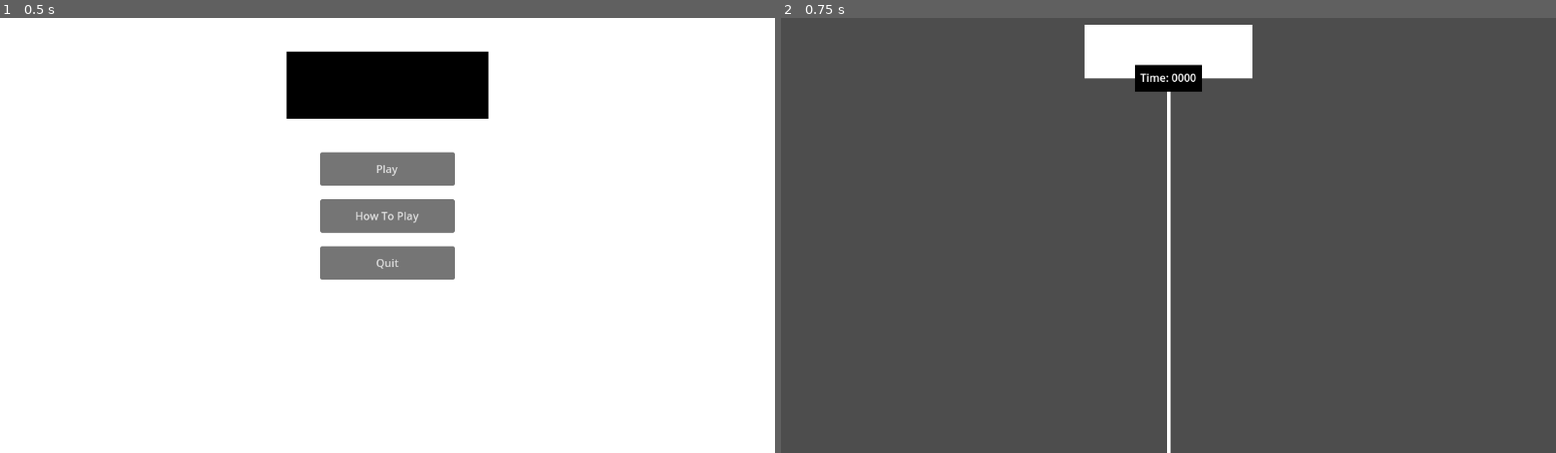
Above: before the commit, frames 1-2 (left to right).
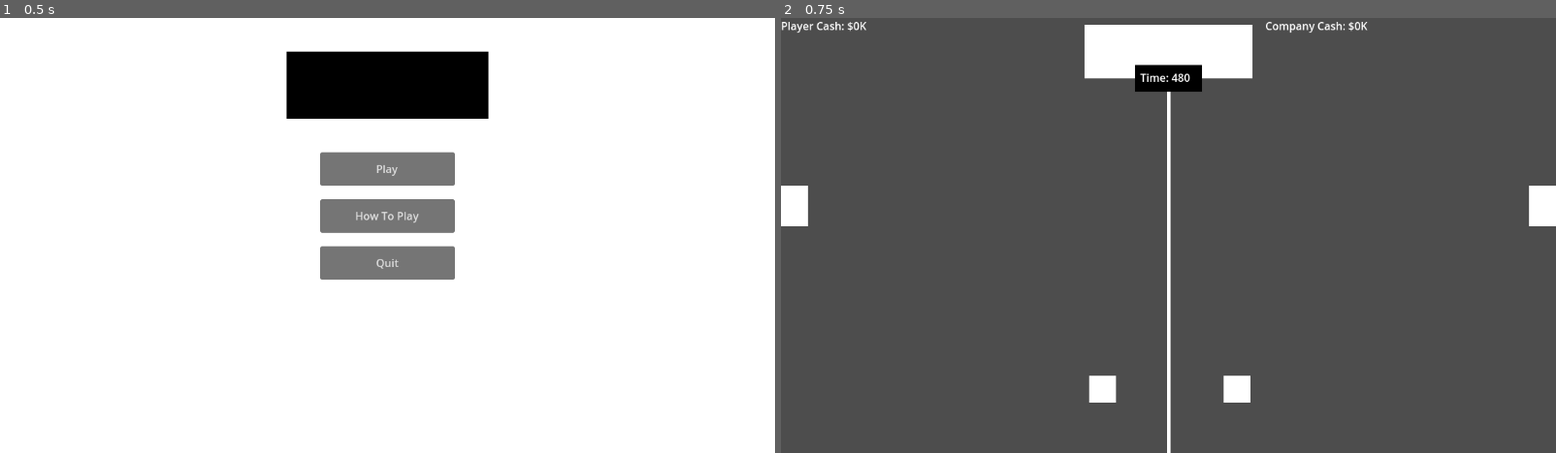
Above: after the commit, the same moments.

Repository: Luke903/Final_Project
Game: Godot game, scene res://main_menu.tscn
Two runs of this game, one before a commit and one after it. Both use one fixed random seed, a clock stepped at 60 frames per second and the inputs below.
Inputs:
- Up to frame 1 (0.5 s): no input
- Up to frame 2 (0.75 s): click "Play" at 0.5 s

Frame 1 is identical in both runs. In frame 2, 1.4% of the frame differs, in the area x 0-100%, y 0-89%.

Commit message:
Big Update
Added play menu with upgrade menus, and abilty to click both sides

Diff:
--- /dev/null
+++ b/CompanyClick.gd
@@ -0,0 +1,27 @@
+extends Sprite2D
+var global
+var mouseIn
+
+# Called when the node enters the scene tree for the first time.
+func _ready():
+	global = get_node("/root/Global")
+	mouseIn = false
+
+
+# Called every frame. 'delta' is the elapsed time since the previous frame.
+func _process(delta):
+	pass
+
+func _physics_process(delta):
+	pass
+
+func _input(event):
+	if event.is_action_pressed("Click") and mouseIn == true:
+		global.updateCompanyCash(global.companyClickAmount)
+
+func _on_area_2d_mouse_entered():
+	mouseIn = true
+
+
+func _on_area_2d_mouse_exited():
+	mouseIn = false
--- a/Global.gd
+++ b/Global.gd
@@ -1,11 +1,36 @@
 extends Node
-
+var time
+var playerCash
+var companyCash
+var playerClickAmount
+var companyClickAmount
 
 # Called when the node enters the scene tree for the first time.
 func _ready():
-	pass # Replace with function body.
+	time = 480
+	playerCash = 0
+	companyCash = 0
+	playerClickAmount = 1
+	companyClickAmount = 1
 
 
 # Called every frame. 'delta' is the elapsed time since the previous frame.
 func _process(delta):
 	pass
+
+func updateTime(t):
+	time += t
+	if time < 0:
+		get_tree().quit()
+
+func updatePlayerCash(c):
+	playerCash += c
+
+func updateCompanyCash(c):
+	companyCash += c
+
+func updatePlayerClickAmount(c):
+	playerClickAmount += c
+
+func updateCompanyClickAmount(c):
+	companyClickAmount += c
--- /dev/null
+++ b/PlayerClick.gd
@@ -0,0 +1,29 @@
+extends Sprite2D
+var global
+var mouseIn
+
+# Called when the node enters the scene tree for the first time.
+func _ready():
+	global = get_node("/root/Global")
+	mouseIn = false
+
+
+# Called every frame. 'delta' is the elapsed time since the previous frame.
+func _process(delta):
+	pass
+
+func _physics_process(delta):
+	pass
+
+func _input(event):
+	if event.is_action_pressed("Click") and mouseIn == true:
+		global.updatePlayerCash(global.playerClickAmount)
+		global.updateCompanyCash(-global.playerClickAmount)
+
+
+func _on_area_2d_mouse_entered():
+	mouseIn = true
+
+
+func _on_area_2d_mouse_exited():
+	mouseIn = false
--- /dev/null
+++ b/PlayerUpgradeMenu.gd
@@ -0,0 +1,25 @@
+extends Node2D
+var mouseIn
+
+# Called when the node enters the scene tree for the first time.
+func _ready():
+	mouseIn = false
+	set_process(false)
+	visible = false
+
+
+# Called every frame. 'delta' is the elapsed time since the previous frame.
+func _process(delta):
+	pass
+
+func _input(event):
+	if mouseIn and event.is_action_pressed("Click"):
+		visible = false
+		set_process(false)
+
+func _on_area_2d_mouse_entered():
+	mouseIn = true
+
+
+func _on_area_2d_mouse_exited():
+	mouseIn = false
--- /dev/null
+++ b/PlayerUpgrades.gd
@@ -0,0 +1,22 @@
+extends Sprite2D
+var mouseIn
+
+# Called when the node enters the scene tree for the first time.
+func _ready():
+	mouseIn = false
+
+
+# Called every frame. 'delta' is the elapsed time since the previous frame.
+func _process(delta):
+	pass
+
+func _input(event):
+	if event.is_action_pressed("Click") and mouseIn == true:
+		$Menu.visible = true
+		$Menu.set_process(true)
+
+func _on_area_2d_mouse_entered():
+	mouseIn = true
+
+func _on_area_2d_mouse_exited():
+	mouseIn = false
--- /dev/null
+++ b/UI.gd
@@ -0,0 +1,13 @@
+extends Control
+var global
+
+func _ready():
+	global = get_node("/root/Global")
+
+func _physics_process(delta):
+	$Time/Label.text = "Time: " + str(global.time)
+	$Player/Label.text = "Player Cash: $" + str(global.playerCash) + "K"
+	$Company/Label.text = "Company Cash: $" + str(global.companyCash) + "K"
+
+func _on_timer_timeout():
+	global.updateTime(-1)
--- /dev/null
+++ b/UpgradeScripts/Dedication.gd
@@ -0,0 +1,27 @@
+extends ColorRect
+var mouseIn
+var global
+
+# Called when the node enters the scene tree for the first time.
+func _ready():
+	mouseIn = false
+	global = get_node("/root/Global")
+
+
+# Called every frame. 'delta' is the elapsed time since the previous frame.
+func _process(delta):
+	pass
+
+func _input(event):
+	if event.is_action_pressed("Click") and mouseIn:
+		global.updateCompanyClickAmount(1)
+		global.updateCompanyCash(-10)
+		visible = false
+		set_process(false)
+
+func _on_area_2d_mouse_entered():
+	mouseIn = true
+
+
+func _on_area_2d_mouse_exited():
+	mouseIn = false
--- /dev/null
+++ b/UpgradeScripts/Dedication2.gd
@@ -0,0 +1,27 @@
+extends ColorRect
+var mouseIn
+var global
+
+# Called when the node enters the scene tree for the first time.
+func _ready():
+	mouseIn = false
+	global = get_node("/root/Global")
+
+
+# Called every frame. 'delta' is the elapsed time since the previous frame.
+func _process(delta):
+	pass
+
+func _input(event):
+	if event.is_action_pressed("Click") and mouseIn:
+		global.updateCompanyClickAmount(2)
+		global.updateCompanyCash(-50)
+		visible = false
+		set_process(false)
+
+func _on_area_2d_mouse_entered():
+	mouseIn = true
+
+
+func _on_area_2d_mouse_exited():
+	mouseIn = false
--- /dev/null
+++ b/UpgradeScripts/Dedication3.gd
@@ -0,0 +1,27 @@
+extends ColorRect
+var mouseIn
+var global
+
+# Called when the node enters the scene tree for the first time.
+func _ready():
+	mouseIn = false
+	global = get_node("/root/Global")
+
+
+# Called every frame. 'delta' is the elapsed time since the previous frame.
+func _process(delta):
+	pass
+
+func _input(event):
+	if event.is_action_pressed("Click") and mouseIn:
+		global.updateCompanyClickAmount(4)
+		global.updateCompanyCash(-250)
+		visible = false
+		set_process(false)
+
+func _on_area_2d_mouse_entered():
+	mouseIn = true
+
+
+func _on_area_2d_mouse_exited():
+	mouseIn = false
--- /dev/null
+++ b/UpgradeScripts/FastHands1.gd
@@ -0,0 +1,27 @@
+extends ColorRect
+var mouseIn
+var global
+
+# Called when the node enters the scene tree for the first time.
+func _ready():
+	mouseIn = false
+	global = get_node("/root/Global")
+
+
+# Called every frame. 'delta' is the elapsed time since the previous frame.
+func _process(delta):
+	pass
+
+func _input(event):
+	if event.is_action_pressed("Click") and mouseIn:
+		global.updatePlayerClickAmount(1)
+		global.updatePlayerCash(-10)
+		visible = false
+		set_process(false)
+
+func _on_area_2d_mouse_entered():
+	mouseIn = true
+
+
+func _on_area_2d_mouse_exited():
+	mouseIn = false
--- /dev/null
+++ b/UpgradeScripts/FastHands2.gd
@@ -0,0 +1,27 @@
+extends ColorRect
+var mouseIn
+var global
+
+# Called when the node enters the scene tree for the first time.
+func _ready():
+	mouseIn = false
+	global = get_node("/root/Global")
+
+
+# Called every frame. 'delta' is the elapsed time since the previous frame.
+func _process(delta):
+	pass
+
+func _input(event):
+	if event.is_action_pressed("Click") and mouseIn:
+		global.updatePlayerClickAmount(2)
+		global.updatePlayerCash(-50)
+		visible = false
+		set_process(false)
+
+func _on_area_2d_mouse_entered():
+	mouseIn = true
+
+
+func _on_area_2d_mouse_exited():
+	mouseIn = false
--- /dev/null
+++ b/UpgradeScripts/FastHands3.gd
@@ -0,0 +1,27 @@
+extends ColorRect
+var mouseIn
+var global
+
+# Called when the node enters the scene tree for the first time.
+func _ready():
+	mouseIn = false
+	global = get_node("/root/Global")
+
+
+# Called every frame. 'delta' is the elapsed time since the previous frame.
+func _process(delta):
+	pass
+
+func _input(event):
+	if event.is_action_pressed("Click") and mouseIn:
+		global.updatePlayerClickAmount(4)
+		global.updatePlayerCash(-250)
+		visible = false
+		set_process(false)
+
+func _on_area_2d_mouse_entered():
+	mouseIn = true
+
+
+func _on_area_2d_mouse_exited():
+	mouseIn = false
--- a/game.tscn
+++ b/game.tscn
@@ -1,4 +1,28 @@
-[gd_scene format=3 uid="uid://cd5kvxqhnrqo3"]
+[gd_scene load_steps=16 format=3 uid="uid://cd5kvxqhnrqo3"]
+
+[ext_resource type="Script" path="res://UI.gd" id="1_k57eo"]
+[ext_resource type="Script" path="res://PlayerUpgrades.gd" id="2_m8xjv"]
+[ext_resource type="Script" path="res://PlayerClick.gd" id="2_w2p5o"]
+[ext_resource type="Script" path="res://CompanyClick.gd" id="3_egxw5"]
+[ext_resource type="Script" path="res://PlayerUpgradeMenu.gd" id="3_xoj55"]
+[ext_resource type="Script" path="res://UpgradeScripts/FastHands1.gd" id="4_vvfu3"]
+[ext_resource type="Script" path="res://UpgradeScripts/FastHands2.gd" id="5_ff1ab"]
+[ext_resource type="Script" path="res://UpgradeScripts/FastHands3.gd" id="6_iwdhk"]
+[ext_resource type="Script" path="res://UpgradeScripts/Dedication.gd" id="7_ycgmi"]
+[ext_resource type="Script" path="res://UpgradeScripts/Dedication2.gd" id="8_dus0u"]
+[ext_resource type="Script" path="res://UpgradeScripts/Dedication3.gd" id="9_cul8d"]
+
+[sub_resource type="RectangleShape2D" id="RectangleShape2D_g4xf8"]
+size = Vector2(42, 63)
+
+[sub_resource type="RectangleShape2D" id="RectangleShape2D_yk4w7"]
+size = Vector2(45, 45)
+
+[sub_resource type="RectangleShape2D" id="RectangleShape2D_svjyp"]
+size = Vector2(40, 38)
+
+[sub_resource type="RectangleShape2D" id="RectangleShape2D_qawjk"]
+size = Vector2(37, 39)
 
 [node name="Game" type="Node2D"]
 
@@ -7,6 +31,7 @@
 anchors_preset = 0
 offset_right = 1152.0
 offset_bottom = 648.0
+script = ExtResource("1_k57eo")
 
 [node name="Divider" type="ColorRect" parent="UI"]
 layout_mode = 1
@@ -36,7 +61,7 @@
 grow_horizontal = 2
 grow_vertical = 2
 
-[node name="Timer" type="ColorRect" parent="UI"]
+[node name="Time" type="ColorRect" parent="UI"]
 layout_mode = 1
 anchors_preset = 8
 anchor_left = 0.5
@@ -51,7 +76,7 @@
 grow_vertical = 2
 color = Color(0, 0, 0, 1)
 
-[node name="Label" type="Label" parent="UI/Timer"]
+[node name="Label" type="Label" parent="UI/Time"]
 layout_mode = 1
 anchors_preset = 8
 anchor_left = 0.5
@@ -65,3 +90,306 @@
 grow_horizontal = 2
 grow_vertical = 2
 text = "Time: 0000"
+
+[node name="Timer" type="Timer" parent="UI"]
+autostart = true
+
+[node name="Player" type="Control" parent="UI"]
+anchors_preset = 0
+offset_right = 1152.0
+offset_bottom = 648.0
+
+[node name="Label" type="Label" parent="UI/Player"]
+layout_mode = 0
+offset_right = 40.0
+offset_bottom = 23.0
+text = "Player Cash: $0"
+
+[node name="PlayerUpgrades" type="Sprite2D" parent="UI/Player"]
+position = Vector2(0, 250)
+script = ExtResource("2_m8xjv")
+
+[node name="ColorRect" type="ColorRect" parent="UI/Player/PlayerUpgrades"]
+offset_right = 40.0
+offset_bottom = 60.0
+
+[node name="Area2D" type="Area2D" parent="UI/Player/PlayerUpgrades"]
+
+[node name="CollisionShape2D" type="CollisionShape2D" parent="UI/Player/PlayerUpgrades/Area2D"]
+position = Vector2(20, 29.5)
+shape = SubResource("RectangleShape2D_g4xf8")
+
+[node name="Menu" type="Node2D" parent="UI/Player/PlayerUpgrades"]
+process_mode = 1
+script = ExtResource("3_xoj55")
+
+[node name="Background" type="ColorRect" parent="UI/Player/PlayerUpgrades/Menu"]
+offset_top = -100.0
+offset_right = 500.0
+offset_bottom = 350.0
+
+[node name="Exit" type="ColorRect" parent="UI/Player/PlayerUpgrades/Menu"]
+offset_left = 451.0
+offset_top = -97.0
+offset_right = 497.0
+offset_bottom = -52.0
+color = Color(0, 0, 0, 1)
+
+[node name="Area2D" type="Area2D" parent="UI/Player/PlayerUpgrades/Menu/Exit"]
+
+[node name="CollisionShape2D" type="CollisionShape2D" parent="UI/Player/PlayerUpgrades/Menu/Exit/Area2D"]
+position = Vector2(22.5, 22.5)
+shape = SubResource("RectangleShape2D_yk4w7")
+
+[node name="FastHands" type="ColorRect" parent="UI/Player/PlayerUpgrades/Menu"]
+offset_left = 5.0
+offset_top = -80.0
+offset_right = 45.0
+offset_bottom = -40.0
+color = Color(0, 0, 0, 1)
+script = ExtResource("4_vvfu3")
+
+[node name="Label" type="Label" parent="UI/Player/PlayerUpgrades/Menu/FastHands"]
+layout_mode = 0
+offset_left = 50.0
+offset_right = 193.0
+offset_bottom = 26.0
+theme_override_colors/font_color = Color(0, 0, 0, 1)
+text = "Fast Hands 1: $10K (Steal 1K more per click)"
+
+[node name="Area2D" type="Area2D" parent="UI/Player/PlayerUpgrades/Menu/FastHands"]
+
+[node name="CollisionShape2D" type="CollisionShape2D" parent="UI/Player/PlayerUpgrades/Menu/FastHands/Area2D"]
+position = Vector2(20, 20)
+shape = SubResource("RectangleShape2D_svjyp")
+
+[node name="FastHands2" type="ColorRect" parent="UI/Player/PlayerUpgrades/Menu"]
+offset_left = 5.0
+offset_top = -30.0
+offset_right = 45.0
+offset_bottom = 10.0
+color = Color(0, 0, 0, 1)
+script = ExtResource("5_ff1ab")
+
+[node name="Label" type="Label" parent="UI/Player/PlayerUpgrades/Menu/FastHands2"]
+layout_mode = 0
+offset_left = 50.0
+offset_right = 193.0
+offset_bottom = 26.0
+theme_override_colors/font_color = Color(0, 0, 0, 1)
+text = "Fast Hands 2: $50K (Steal 2K more per click)"
+
+[node name="Area2D" type="Area2D" parent="UI/Player/PlayerUpgrades/Menu/FastHands2"]
+
+[node name="CollisionShape2D" type="CollisionShape2D" parent="UI/Player/PlayerUpgrades/Menu/FastHands2/Area2D"]
+position = Vector2(20, 20)
+shape = SubResource("RectangleShape2D_svjyp")
+
+[node name="FastHands3" type="ColorRect" parent="UI/Player/PlayerUpgrades/Menu"]
+offset_left = 5.0
+offset_top = 20.0
+offset_right = 45.0
+offset_bottom = 60.0
+color = Color(0, 0, 0, 1)
+script = ExtResource("6_iwdhk")
+
+[node name="Label" type="Label" parent="UI/Player/PlayerUpgrades/Menu/FastHands3"]
+layout_mode = 0
+offset_left = 50.0
+offset_right = 193.0
+offset_bottom = 26.0
+theme_override_colors/font_color = Color(0, 0, 0, 1)
+text = "Fast Hands 3: $250K (Steal 4K more per click)"
+
+[node name="Area2D" type="Area2D" parent="UI/Player/PlayerUpgrades/Menu/FastHands3"]
+
+[node name="CollisionShape2D" type="CollisionShape2D" parent="UI/Player/PlayerUpgrades/Menu/FastHands3/Area2D"]
+position = Vector2(20, 20)
+shape = SubResource("RectangleShape2D_svjyp")
+
+[node name="Company" type="Control" parent="UI"]
+anchors_preset = 0
+offset_right = 1152.0
+offset_bottom = 648.0
+
+[node name="Label" type="Label" parent="UI/Company"]
+layout_mode = 0
+offset_left = 720.0
+offset_right = 862.0
+offset_bottom = 26.0
+text = "Company Cash: $0"
+
+[node name="CompanyUpgrades" type="Sprite2D" parent="UI/Company"]
+position = Vector2(1112, 250)
+script = ExtResource("2_m8xjv")
+
+[node name="ColorRect" type="ColorRect" parent="UI/Company/CompanyUpgrades"]
+offset_right = 40.0
+offset_bottom = 60.0
+
+[node name="Area2D" type="Area2D" parent="UI/Company/CompanyUpgrades"]
+
+[node name="CollisionShape2D" type="CollisionShape2D" parent="UI/Company/CompanyUpgrades/Area2D"]
+position = Vector2(20, 29.5)
+shape = SubResource("RectangleShape2D_g4xf8")
+
+[node name="Menu" type="Node2D" parent="UI/Company/CompanyUpgrades"]
+process_mode = 1
+position = Vector2(-460, 0)
+script = ExtResource("3_xoj55")
+
+[node name="ColorRect" type="ColorRect" parent="UI/Company/CompanyUpgrades/Menu"]
+offset_top = -100.0
+offset_right = 500.0
+offset_bottom = 350.0
+
+[node name="Exit" type="ColorRect" parent="UI/Company/CompanyUpgrades/Menu"]
+offset_left = 5.0
+offset_top = -97.0
+offset_right = 51.0
+offset_bottom = -52.0
+color = Color(0, 0, 0, 1)
+
+[node name="Area2D" type="Area2D" parent="UI/Company/CompanyUpgrades/Menu/Exit"]
+
+[node name="CollisionShape2D" type="CollisionShape2D" parent="UI/Company/CompanyUpgrades/Menu/Exit/Area2D"]
+position = Vector2(22.5, 22.5)
+shape = SubResource("RectangleShape2D_yk4w7")
+
+[node name="Dedication" type="ColorRect" parent="UI/Company/CompanyUpgrades/Menu"]
+offset_left = 450.0
+offset_top = -80.0
+offset_right = 490.0
+offset_bottom = -40.0
+color = Color(0, 0, 0, 1)
+script = ExtResource("7_ycgmi")
+
+[node name="Label" type="Label" parent="UI/Company/CompanyUpgrades/Menu/Dedication"]
+layout_mode = 1
+anchors_preset = 1
+anchor_left = 1.0
+anchor_right = 1.0
+offset_left = -390.0
+offset_right = -55.0
+offset_bottom = 26.0
+grow_horizontal = 0
+theme_override_colors/font_color = Color(0, 0, 0, 1)
+text = "Dedication 1: $10K (Produce 1K more per click)"
+horizontal_alignment = 2
+
+[node name="Area2D" type="Area2D" parent="UI/Company/CompanyUpgrades/Menu/Dedication"]
+
+[node name="CollisionShape2D" type="CollisionShape2D" parent="UI/Company/CompanyUpgrades/Menu/Dedication/Area2D"]
+position = Vector2(20, 20)
+shape = SubResource("RectangleShape2D_svjyp")
+
+[node name="Dedication2" type="ColorRect" parent="UI/Company/CompanyUpgrades/Menu"]
+offset_left = 450.0
+offset_top = -30.0
+offset_right = 490.0
+offset_bottom = 10.0
+color = Color(0, 0, 0, 1)
+script = ExtResource("8_dus0u")
+
+[node name="Label" type="Label" parent="UI/Company/CompanyUpgrades/Menu/Dedication2"]
+layout_mode = 1
+anchors_preset = 1
+anchor_left = 1.0
+anchor_right = 1.0
+offset_left = -414.0
+offset_right = -55.0
+offset_bottom = 26.0
+grow_horizontal = 0
+theme_override_colors/font_color = Color(0, 0, 0, 1)
+text = "Dedication 2: $50K (Produce 2K more per click)"
+horizontal_alignment = 2
+
+[node name="Area2D" type="Area2D" parent="UI/Company/CompanyUpgrades/Menu/Dedication2"]
+
+[node name="CollisionShape2D" type="CollisionShape2D" parent="UI/Company/CompanyUpgrades/Menu/Dedication2/Area2D"]
+position = Vector2(20, 20)
+shape = SubResource("RectangleShape2D_svjyp")
+
+[node name="Dedication3" type="ColorRect" parent="UI/Company/CompanyUpgrades/Menu"]
+offset_left = 450.0
+offset_top = 20.0
+offset_right = 490.0
+offset_bottom = 60.0
+color = Color(0, 0, 0, 1)
+script = ExtResource("9_cul8d")
+
+[node name="Label" type="Label" parent="UI/Company/CompanyUpgrades/Menu/Dedication3"]
+layout_mode = 1
+anchors_preset = 1
+anchor_left = 1.0
+anchor_right = 1.0
+offset_left = -414.0
+offset_right = -55.0
+offset_bottom = 26.0
+grow_horizontal = 0
+theme_override_colors/font_color = Color(0, 0, 0, 1)
+text = "Dedication 3: $250K (Produce 4K more per click)"
+horizontal_alignment = 2
+
+[node name="Area2D" type="Area2D" parent="UI/Company/CompanyUpgrades/Menu/Dedication3"]
+
+[node name="CollisionShape2D" type="CollisionShape2D" parent="UI/Company/CompanyUpgrades/Menu/Dedication3/Area2D"]
+position = Vector2(20, 20)
+shape = SubResource("RectangleShape2D_svjyp")
+
+[node name="PlayerClick" type="Sprite2D" parent="."]
+script = ExtResource("2_w2p5o")
+
+[node name="ColorRect" type="ColorRect" parent="PlayerClick"]
+offset_left = 458.0
+offset_top = 533.0
+offset_right = 498.0
+offset_bottom = 573.0
+
+[node name="Area2D" type="Area2D" parent="PlayerClick"]
+
+[node name="CollisionShape2D" type="CollisionShape2D" parent="PlayerClick/Area2D"]
+position = Vector2(477.5, 553.5)
+shape = SubResource("RectangleShape2D_qawjk")
+
+[node name="CompanyClick" type="Sprite2D" parent="."]
+position = Vector2(200, 0)
+script = ExtResource("3_egxw5")
+
+[node name="ColorRect" type="ColorRect" parent="CompanyClick"]
+offset_left = 458.0
+offset_top = 533.0
+offset_right = 498.0
+offset_bottom = 573.0
+
+[node name="Area2D" type="Area2D" parent="CompanyClick"]
+
+[node name="CollisionShape2D" type="CollisionShape2D" parent="CompanyClick/Area2D"]
+position = Vector2(477.5, 553.5)
+shape = SubResource("RectangleShape2D_qawjk")
+
+[connection signal="timeout" from="UI/Timer" to="UI" method="_on_timer_timeout"]
+[connection signal="mouse_entered" from="UI/Player/PlayerUpgrades/Area2D" to="UI/Player/PlayerUpgrades" method="_on_area_2d_mouse_entered"]
+[connection signal="mouse_exited" from="UI/Player/PlayerUpgrades/Area2D" to="UI/Player/PlayerUpgrades" method="_on_area_2d_mouse_exited"]
+[connection signal="mouse_entered" from="UI/Player/PlayerUpgrades/Menu/Exit/Area2D" to="UI/Player/PlayerUpgrades/Menu" method="_on_area_2d_mouse_entered"]
+[connection signal="mouse_exited" from="UI/Player/PlayerUpgrades/Menu/Exit/Area2D" to="UI/Player/PlayerUpgrades/Menu" method="_on_area_2d_mouse_exited"]
+[connection signal="mouse_entered" from="UI/Player/PlayerUpgrades/Menu/FastHands/Area2D" to="UI/Player/PlayerUpgrades/Menu/FastHands" method="_on_area_2d_mouse_entered"]
+[connection signal="mouse_exited" from="UI/Player/PlayerUpgrades/Menu/FastHands/Area2D" to="UI/Player/PlayerUpgrades/Menu/FastHands" method="_on_area_2d_mouse_exited"]
+[connection signal="mouse_entered" from="UI/Player/PlayerUpgrades/Menu/FastHands2/Area2D" to="UI/Player/PlayerUpgrades/Menu/FastHands2" method="_on_area_2d_mouse_entered"]
+[connection signal="mouse_exited" from="UI/Player/PlayerUpgrades/Menu/FastHands2/Area2D" to="UI/Player/PlayerUpgrades/Menu/FastHands2" method="_on_area_2d_mouse_exited"]
+[connection signal="mouse_entered" from="UI/Player/PlayerUpgrades/Menu/FastHands3/Area2D" to="UI/Player/PlayerUpgrades/Menu/FastHands3" method="_on_area_2d_mouse_entered"]
+[connection signal="mouse_exited" from="UI/Player/PlayerUpgrades/Menu/FastHands3/Area2D" to="UI/Player/PlayerUpgrades/Menu/FastHands3" method="_on_area_2d_mouse_exited"]
+[connection signal="mouse_entered" from="UI/Company/CompanyUpgrades/Area2D" to="UI/Company/CompanyUpgrades" method="_on_area_2d_mouse_entered"]
+[connection signal="mouse_exited" from="UI/Company/CompanyUpgrades/Area2D" to="UI/Company/CompanyUpgrades" method="_on_area_2d_mouse_exited"]
+[connection signal="mouse_entered" from="UI/Company/CompanyUpgrades/Menu/Exit/Area2D" to="UI/Company/CompanyUpgrades/Menu" method="_on_area_2d_mouse_entered"]
+[connection signal="mouse_exited" from="UI/Company/CompanyUpgrades/Menu/Exit/Area2D" to="UI/Company/CompanyUpgrades/Menu" method="_on_area_2d_mouse_exited"]
+[connection signal="mouse_entered" from="UI/Company/CompanyUpgrades/Menu/Dedication/Area2D" to="UI/Company/CompanyUpgrades/Menu/Dedication" method="_on_area_2d_mouse_entered"]
+[connection signal="mouse_exited" from="UI/Company/CompanyUpgrades/Menu/Dedication/Area2D" to="UI/Company/CompanyUpgrades/Menu/Dedication" method="_on_area_2d_mouse_exited"]
+[connection signal="mouse_entered" from="UI/Company/CompanyUpgrades/Menu/Dedication2/Area2D" to="UI/Company/CompanyUpgrades/Menu/Dedication2" method="_on_area_2d_mouse_entered"]
+[connection signal="mouse_exited" from="UI/Company/CompanyUpgrades/Menu/Dedication2/Area2D" to="UI/Company/CompanyUpgrades/Menu/Dedication2" method="_on_area_2d_mouse_exited"]
+[connection signal="mouse_entered" from="UI/Company/CompanyUpgrades/Menu/Dedication3/Area2D" to="UI/Company/CompanyUpgrades/Menu/Dedication3" method="_on_area_2d_mouse_entered"]
+[connection signal="mouse_exited" from="UI/Company/CompanyUpgrades/Menu/Dedication3/Area2D" to="UI/Company/CompanyUpgrades/Menu/Dedication3" method="_on_area_2d_mouse_exited"]
+[connection signal="mouse_entered" from="PlayerClick/Area2D" to="PlayerClick" method="_on_area_2d_mouse_entered"]
+[connection signal="mouse_exited" from="PlayerClick/Area2D" to="PlayerClick" method="_on_area_2d_mouse_exited"]
+[connection signal="mouse_entered" from="CompanyClick/Area2D" to="CompanyClick" method="_on_area_2d_mouse_entered"]
+[connection signal="mouse_exited" from="CompanyClick/Area2D" to="CompanyClick" method="_on_area_2d_mouse_exited"]
--- a/project.godot
+++ b/project.godot
@@ -14,3 +14,15 @@
 run/main_scene="res://main_menu.tscn"
 config/features=PackedStringArray("4.1", "Forward Plus")
 config/icon="res://icon.svg"
+
+[autoload]
+
+Global="*res://Global.gd"
+
+[input]
+
+Click={
+"deadzone": 0.5,
+"events": [Object(InputEventMouseButton,"resource_local_to_scene":false,"resource_name":"","device":-1,"window_id":0,"alt_pressed":false,"shift_pressed":false,"ctrl_pressed":false,"meta_pressed":false,"button_mask":1,"position":Vector2(64, 12),"global_position":Vector2(68, 55),"factor":1.0,"button_index":1,"canceled":false,"pressed":true,"double_click":false,"script":null)
+]
+}
